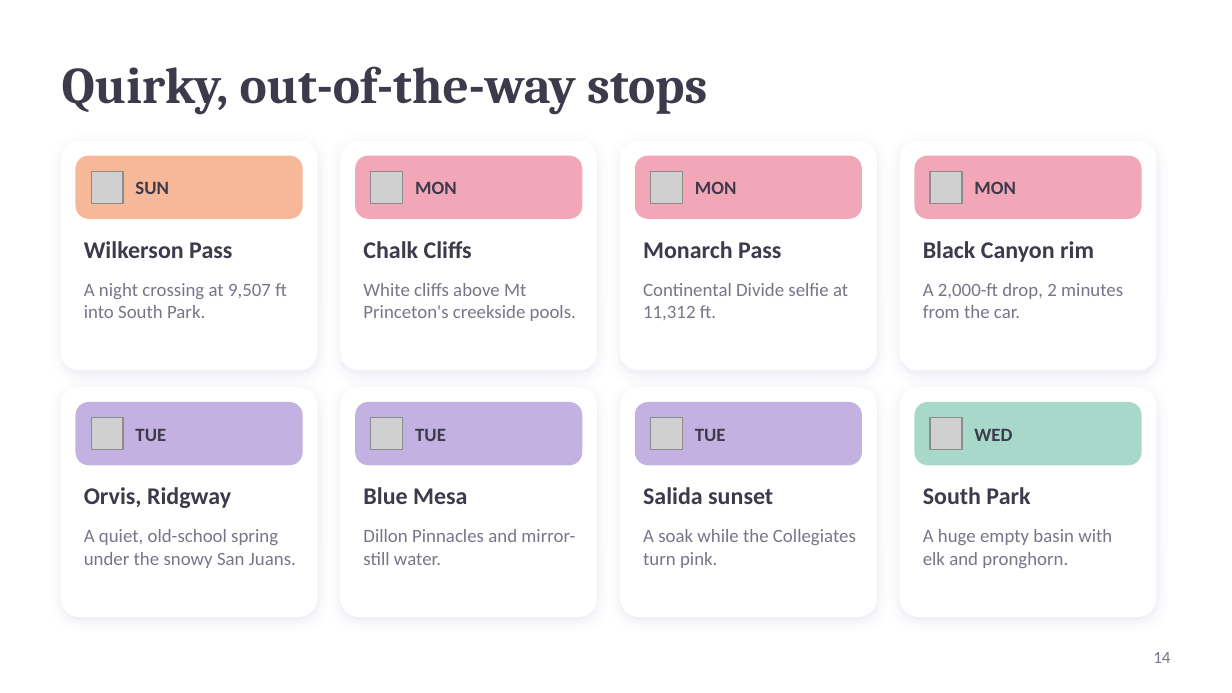
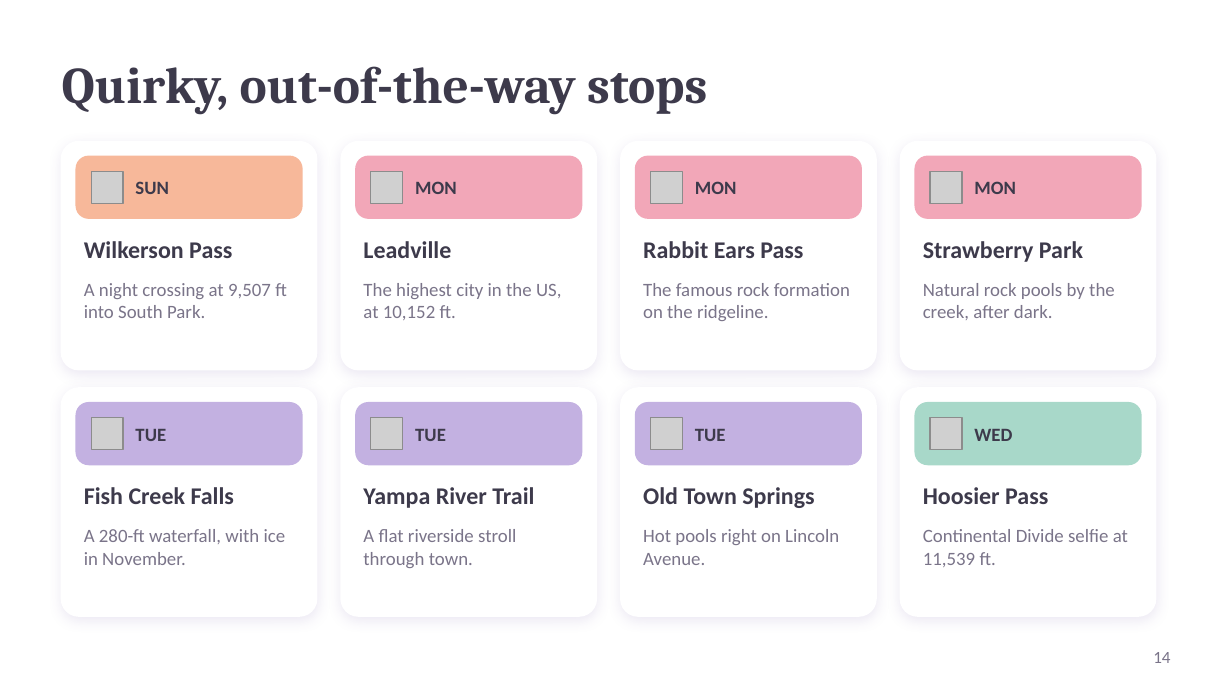
Before and after one commit to kohl-crypto/desert-to-divide, a slide deck: slide 14 of Desert-to-Divide-Tour-Guide.pptx. Drawn at 1232x693 pixels with LibreOffice and Linux fonts; fonts in the diff are those of the drawing; grey boxes stand for pictures. Boxes give left, top, right and bottom in pixels: in the first picture for what was removed or moved away, otherwise in the second. Text is boxed around its words. In the diff, an @@ line names an element or a change of style, - is before the commit and + after.

```diff
--- a/Desert-to-Divide-Tour-Guide.pptx
+++ b/Desert-to-Divide-Tour-Guide.pptx
@@ text at (363, 241, 451, 258): text changed @@
-Chalk Cliffs
+Leadville
@@ text at (643, 241, 803, 258): text changed @@
-Monarch Pass
+Rabbit Ears Pass
@@ text at (923, 241, 1083, 262): text changed @@
-Black Canyon rim
+Strawberry Park
@@ text at (363, 283, 561, 320): text changed @@
-White cliffs above Mt Princeton's creekside pools.
+The highest city in the US, at 10,152 ft.
@@ text at (643, 283, 850, 321): text changed @@
-Continental Divide selfie at 11,312 ft.
+The famous rock formation on the ridgeline.
@@ text at (923, 283, 1115, 320): text changed @@
-A 2,000-ft drop, 2 minutes from the car.
+Natural rock pools by the creek, after dark.
@@ text at (84, 487, 234, 504): text changed @@
-Orvis, Ridgway
+Fish Creek Falls
@@ text at (363, 487, 534, 508): text changed @@
-Blue Mesa
+Yampa River Trail
@@ text at (643, 487, 814, 508): text changed @@
-Salida sunset
+Old Town Springs
@@ text at (923, 487, 1048, 504): text changed @@
-South Park
+Hoosier Pass
@@ text at (84, 529, 286, 565): text changed @@
-A quiet, old-school spring under the snowy San Juans.
+A 280-ft waterfall, with ice in November.
@@ text at (363, 529, 516, 568): text changed @@
-Dillon Pinnacles and mirror-still water.
+A flat riverside stroll through town.
@@ text at (643, 529, 839, 565): text changed @@
-A soak while the Collegiates turn pink.
+Hot pools right on Lincoln Avenue.
@@ text at (923, 529, 1128, 567): text changed @@
-A huge empty basin with elk and pronghorn.
+Continental Divide selfie at 11,539 ft.
```
Also in this commit, not shown: 13 other slides changed, 19 other files.
